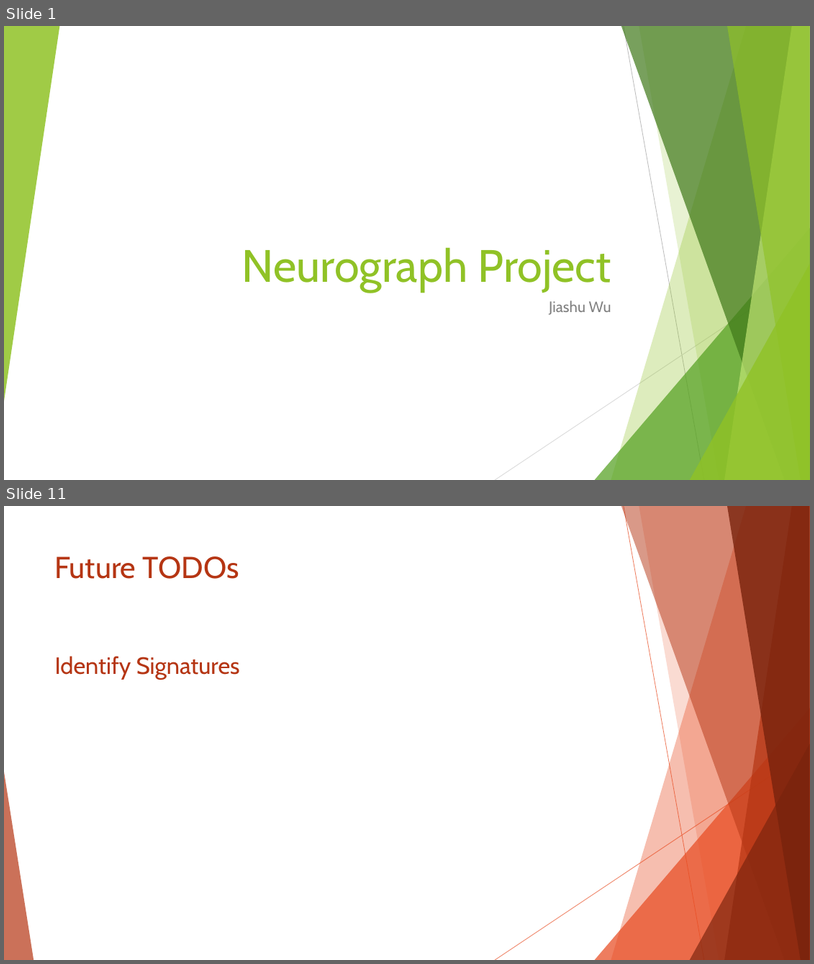
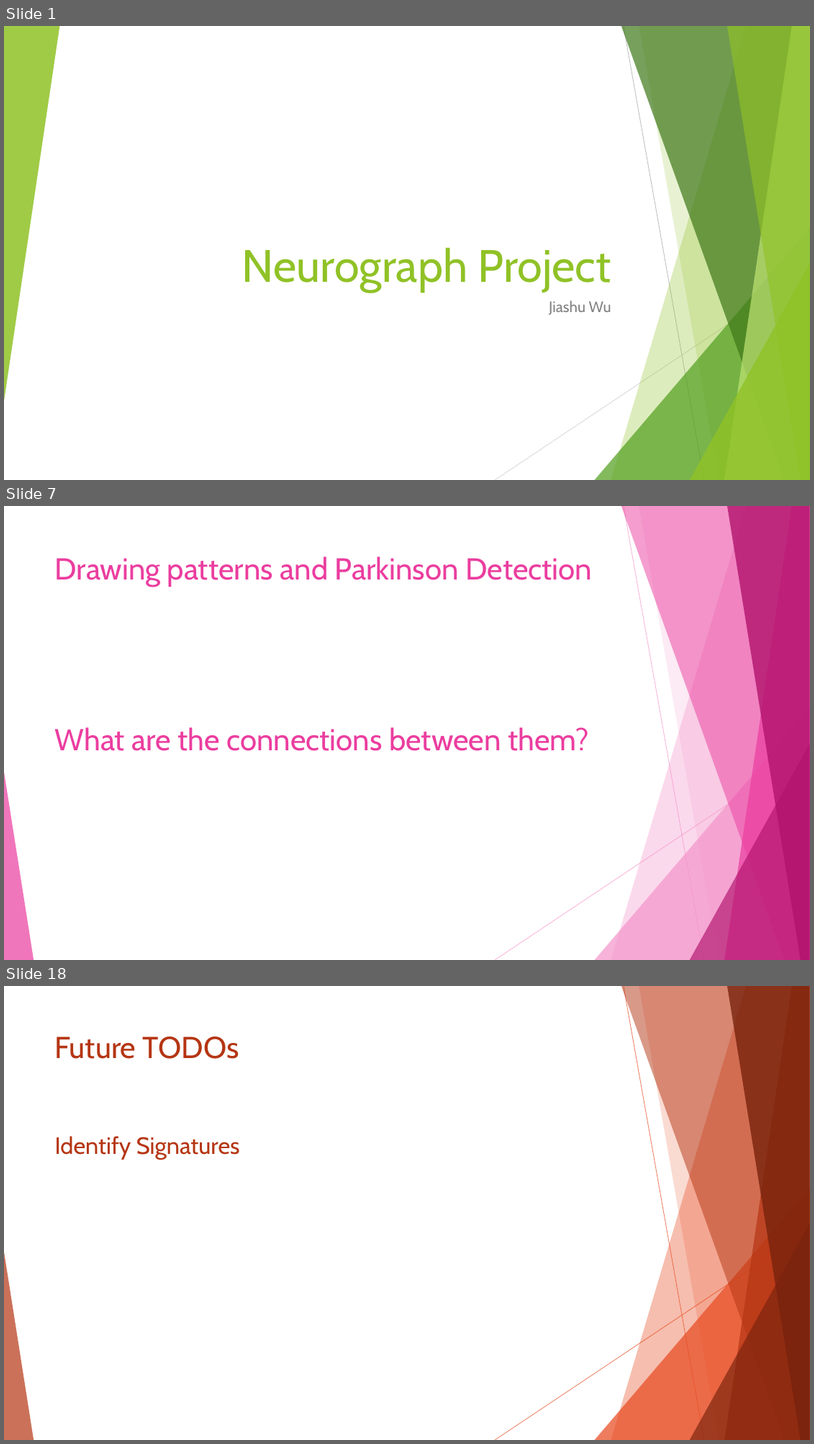
Before and after one commit to JiashuWu/NeuroGraph, a slide deck: Neurograph Project Presentation/Neurograph Presentation Jiashu Wu.pptx. Shown one above the other, each under a label of ours: slides 1 and 11 before the commit, slides 1, 7 and 18 after it; the slides between them are not shown. The pictures are 814x964 and 814x1444 pixels, drawn with LibreOffice and Linux fonts; fonts in the diff are those of the drawing. Boxes give left, top, right and bottom in pixels: in the first picture for what was removed or moved away, otherwise in the second. Text is boxed around its words. In the diff, an @@ line names an element or a change of style, - is before the commit and + after.

```diff
--- a/Neurograph Project Presentation/Neurograph Presentation Jiashu Wu.pptx
+++ b/Neurograph Project Presentation/Neurograph Presentation Jiashu Wu.pptx
@@ slide 7 added at [4,506,810,960], background #FFFFFF @@
@@ title added at [55,556,592,587], 36 pt, text #EB3D9F @@
+Drawing patterns and Parkinson Detection
@@ text added at [55,727,589,751], 36 pt, text #EB3D9F @@
+What are the connections between them?
@@ group added at [4,506,810,960]: 5 freeform shapes, 3 triangles, 2 lines @@
@@ what was slide 11 is now slide 18 @@
```
Also in this commit, not shown: 9 slides changed, 6 other slides added, 1 other file.
